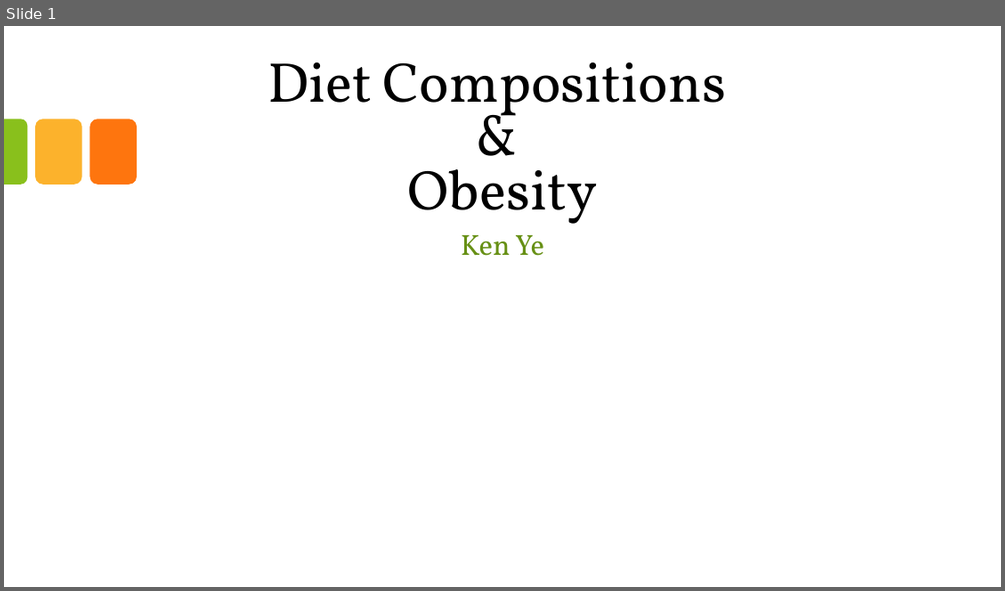
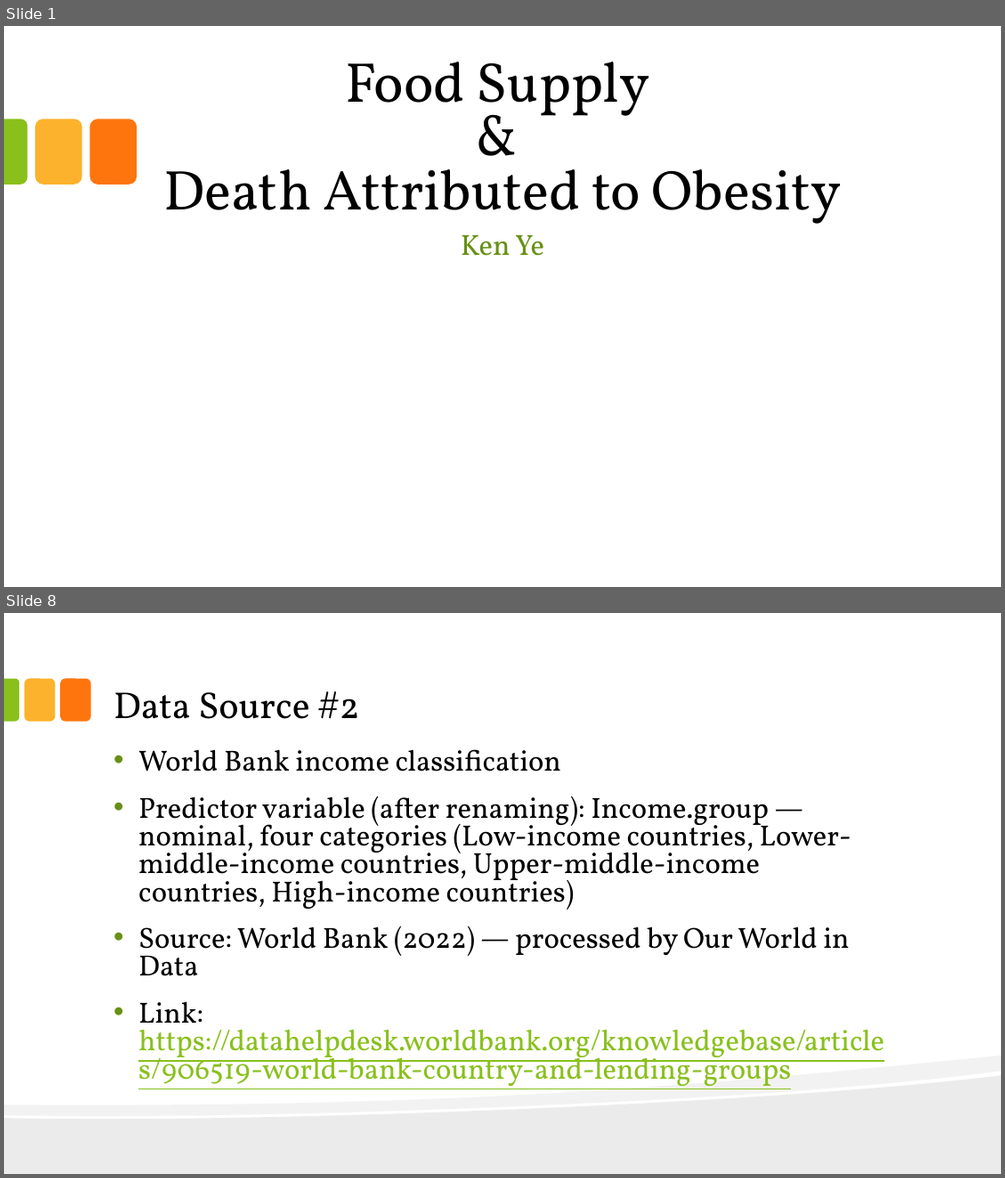
Before and after one commit to KenYe23/Diet-Compositions-and-Obesity, a slide deck: Food Supply and Death Attributed to Obesity.pptx. Shown one above the other, each under a label of ours: slide 1 before the commit, slides 1 and 8 after it; the slides between them are not shown. The pictures are 1005x591 and 1005x1178 pixels, drawn with LibreOffice and Linux fonts; fonts in the diff are those of the drawing; background and template pictures are left out. Boxes give left, top, right and bottom in pixels: in the first picture for what was removed or moved away, otherwise in the second. Text is boxed around its words. In the diff, an @@ line names an element or a change of style, - is before the commit and + after.

```diff
--- a/Food Supply and Death Attributed to Obesity.pptx
+++ b/Food Supply and Death Attributed to Obesity.pptx
@@ slide 8 added at [4,613,1001,1174], background #FFFFFF @@
@@ round same rect added at [4,679,20,722], fill #89C01C @@
@@ rounded rectangle added at [24,679,55,722], fill #FCB22C @@
@@ rounded rectangle added at [60,679,90,722], fill #FE750E @@
@@ title added at [113,691,359,719], 36 pt, text #000000 @@
+Data Source #2
@@ text added at [138,749,884,1089], 28 pt, text #000000 @@
+• World Bank income classification
+• Predictor variable (after renaming): Income.group — nominal, four categories (Low-income countries, Lower-middle-income countries, Upper-middle-income countries, High-income countries)
+• Source: World Bank (2022) — processed by Our World in Data
+• Link: https://datahelpdesk.worldbank.org/knowledgebase/articles/906519-world-bank-country-and-lending-groups
@@ freeform shape added at [4,1055,1001,1174], fill #000000 at 5% opacity @@
@@ freeform shape added at [4,1076,1001,1174], fill #000000 at 8% opacity @@
@@ slide 1 changed as well @@
@@ title at [164,62,841,224]: text changed @@
-Diet Compositions
-&
-Obesity
+Food Supply
+&
+Death Attributed to Obesity
```
Also in this commit, not shown: 26 other slides added, 6 slides removed, 6 other files.
